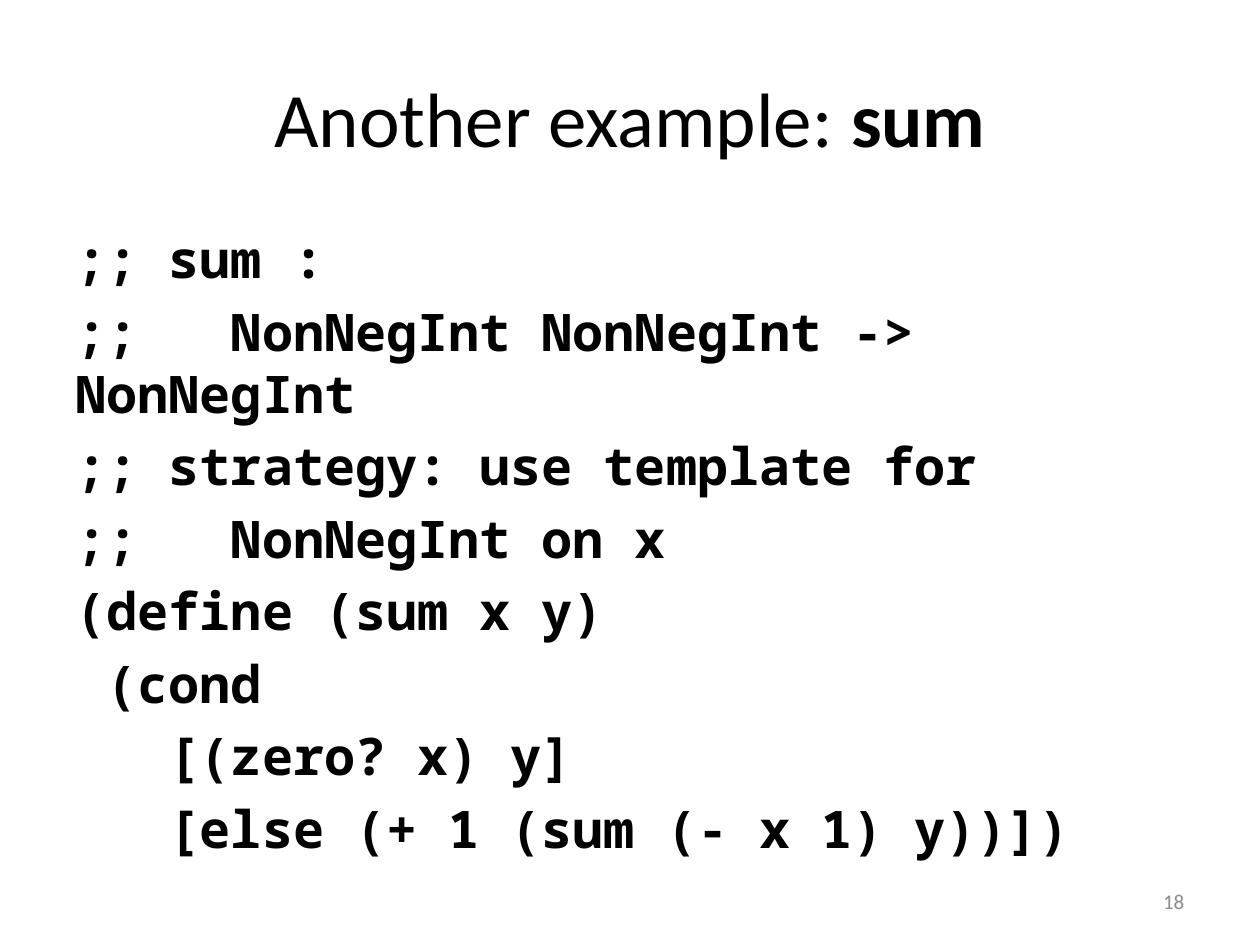
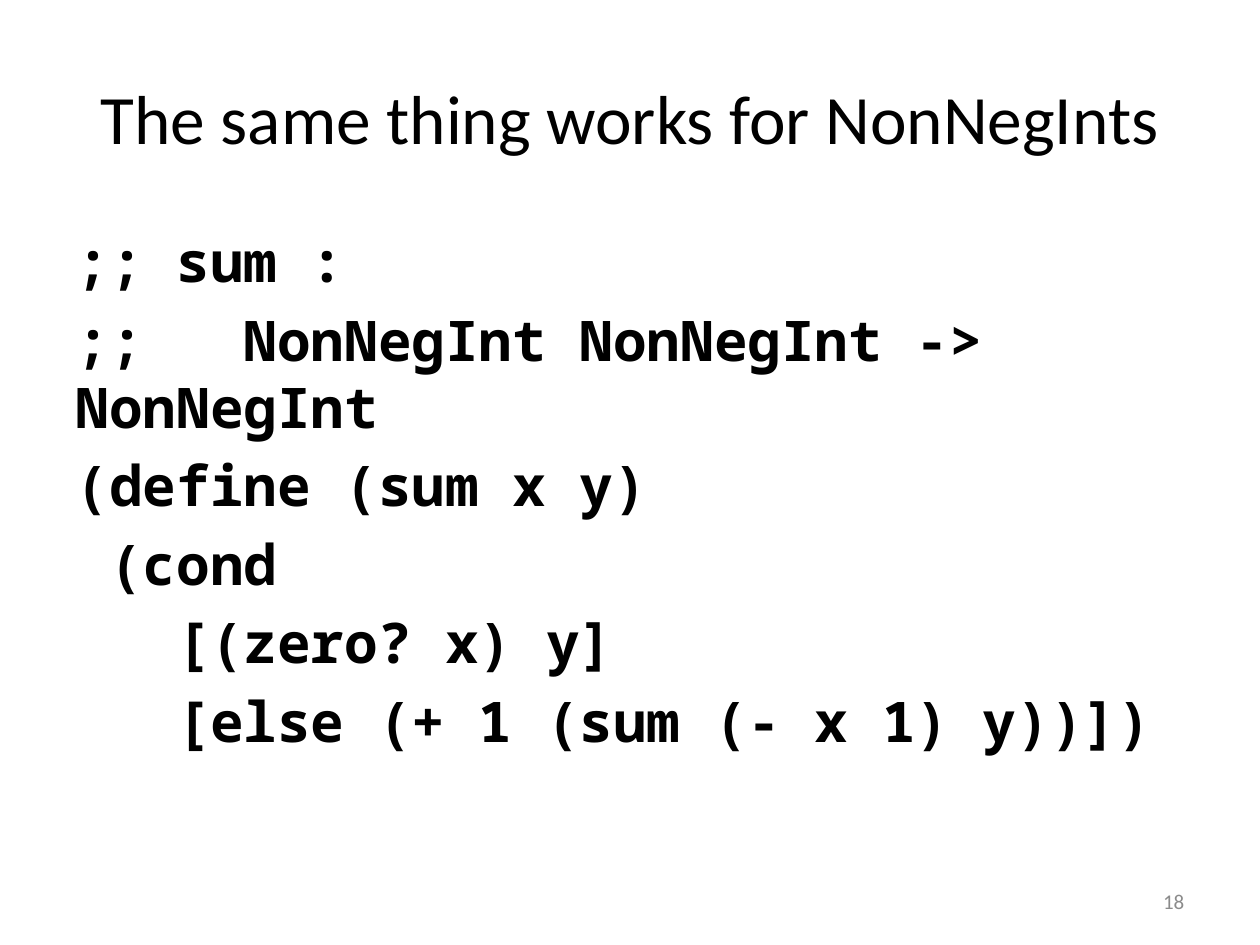
Before and after one commit to mwand/cs5010f17, a slide deck: slide 18 of Slides/Lesson 5.6 More About Recursive Data Types.pptx. Drawn at 1260x945 pixels with LibreOffice and Linux fonts; fonts in the diff are those of the drawing. Boxes give left, top, right and bottom in pixels: in the first picture for what was removed or moved away, otherwise in the second. Text is boxed around its words. In the diff, an @@ line names an element or a change of style, - is before the commit and + after.

```diff
--- a/Slides/Lesson 5.6 More About Recursive Data Types.pptx
+++ b/Slides/Lesson 5.6 More About Recursive Data Types.pptx
@@ title at (x1=101, y1=96, x2=1159, y2=156): text changed; size 44 to 39.6 pt @@
-Another example: sum
+The same thing works for NonNegInts
@@ text ";; sum :" at (x1=76, y1=251, x2=1151, y2=756): size 29.6 to 32 pt @@
@@ text at (x1=169, y1=445, x2=977, y2=571): paragraphs removed @@
-;; strategy: use template for
-;; NonNegInt on x
```
Also in this commit, not shown: 4 other slides changed, 3 slides added, 18 slides removed.
